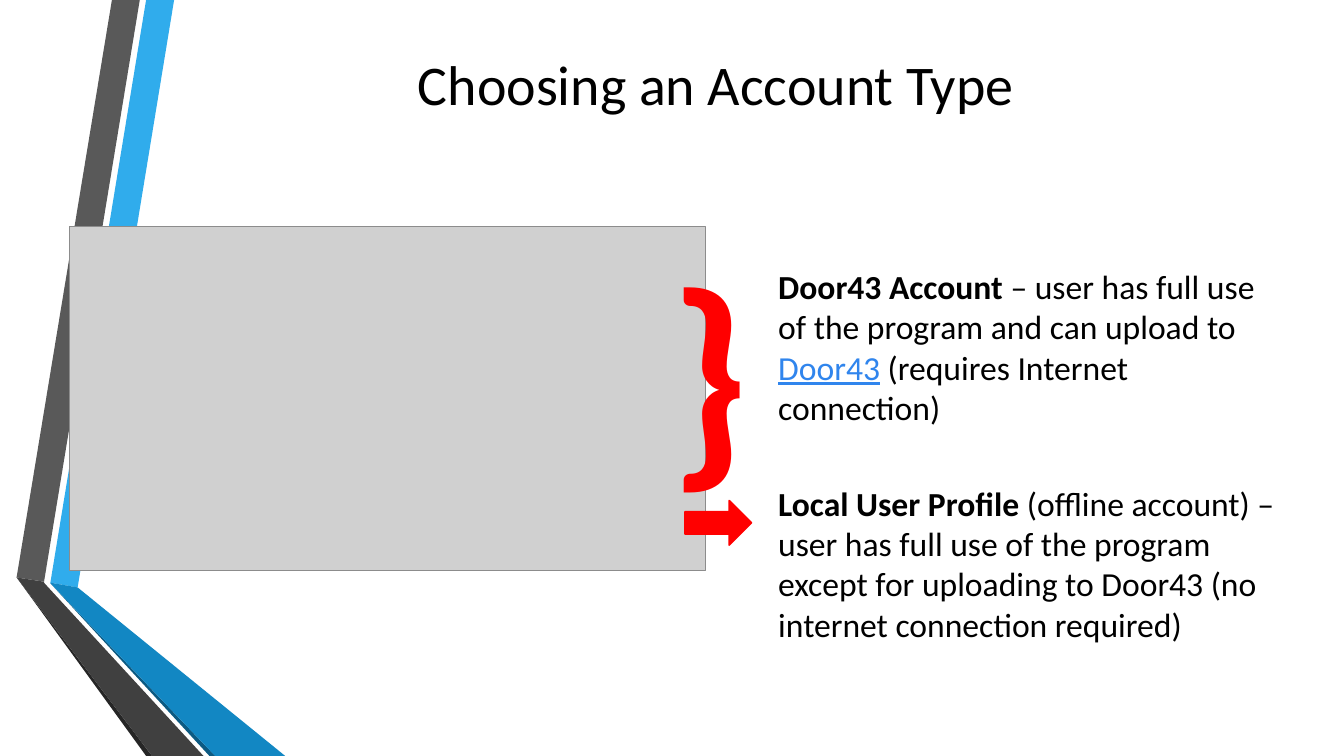
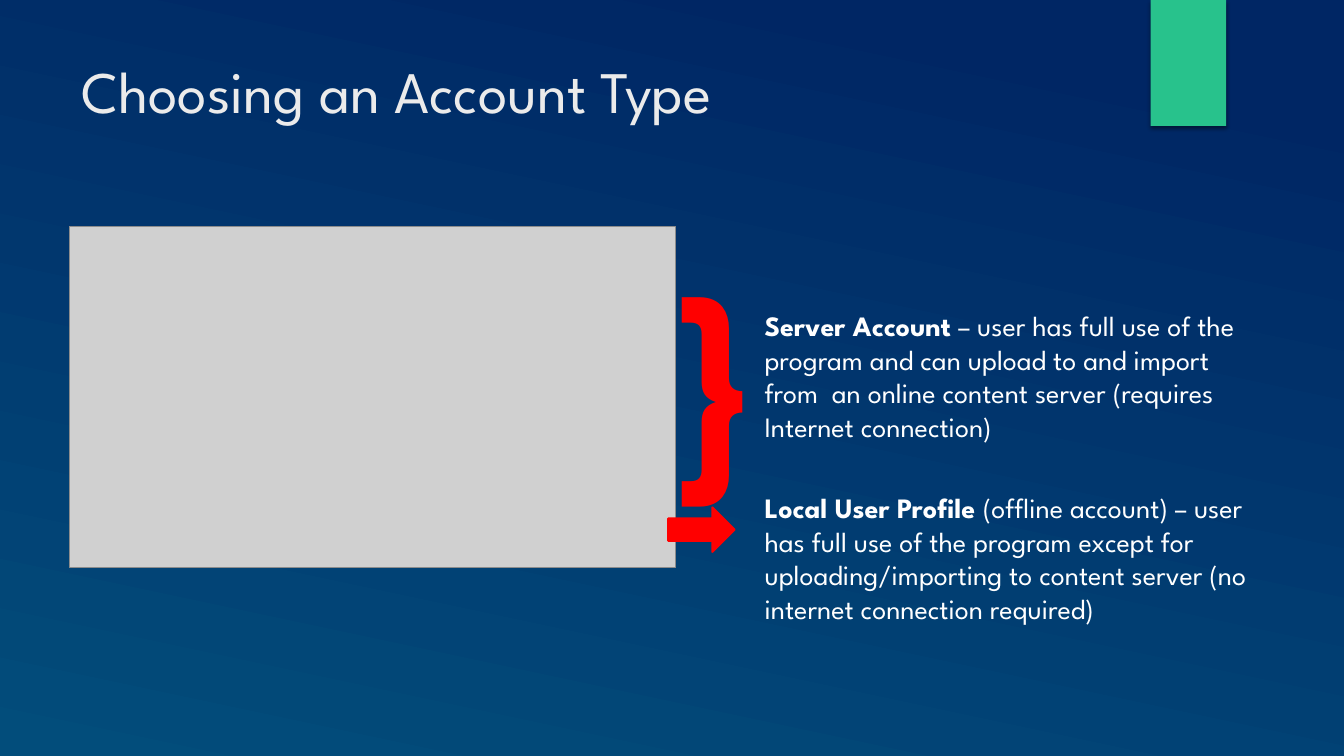
Before and after one commit to mondele/btt-writer-docs, a slide deck: slide 13 of docs/DGetStarted.pptx. Drawn at 1344x756 pixels with LibreOffice and Linux fonts; fonts in the diff are those of the drawing; grey boxes stand for pictures; background and template pictures are left out. Boxes give left, top, right and bottom in pixels: in the first picture for what was removed or moved away, otherwise in the second. Text is boxed around its words. In the diff, an @@ line names an element or a change of style, - is before the commit and + after.

```diff
--- a/docs/DGetStarted.pptx
+++ b/docs/DGetStarted.pptx
@@ background picture (left out) to gradient #002664 to #024E7B @@
@@ rectangle added at (1150,0,1226,126), fill #28C28C @@
@@ title "Choosing an Account Type": place and size @@
-title "Choosing an Account Type" at (418,66,1013,115)
+title "Choosing an Account Type" at (81,72,711,126)
@@ title "Choosing an Account Type" at (81,72,711,126): size 40 to 42 pt, font Calibri to League Spartan, text colour #000000 to #EBEBEB; alignment centre to left; vertical alignment middle to top @@
@@ picture: place and size @@
-picture at (70,227,706,571)
+picture at (70,227,676,569)
@@ text "}" at (659,220,705,513): font Calibri to League Spartan @@
@@ text at (765,316,1246,625): text changed; size 24 to 20 pt; font Calibri to League Spartan; text colour #000000 to #FFFFFF @@
-Door43 Account – user has full use of the program and can upload to Door43 (requires Internet connection)
-Local User Profile (offline account) – user has full use of the program except for uploading to Door43 (no internet connection required)
+Server Account – user has full use of the program and can upload to and import from an online content server (requires Internet connection)
+Local User Profile (offline account) – user has full use of the program except for uploading/importing to content server (no internet connection required)
@@ right arrow: place and size @@
-right arrow at (686,501,752,545)
+right arrow at (668,507,735,552)
@@ right arrow at (668,507,735,552): outline #FF0000 1.25 pt to #FF0000 1.5 pt @@
@@ group removed at (16,0,285,756): 6 freeform shapes @@
```
Also in this commit, not shown: 16 other slides changed, 13 other files.
